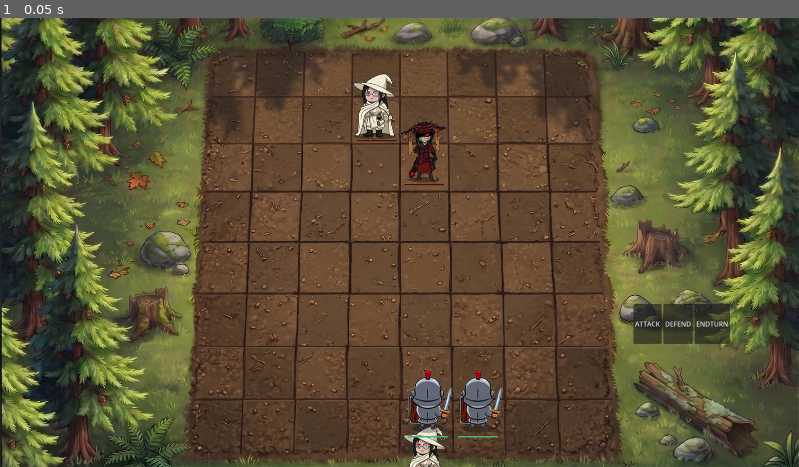
Above: before the commit, frame 1.
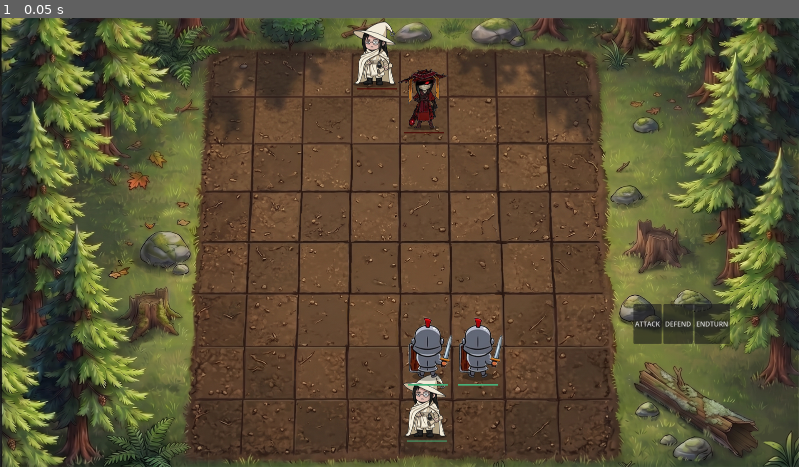
Above: after the commit, the same moment.

Repository: Liebe-dev/game-jam-kreardor-team
Game: Godot game, scene res://board.tscn
The game is run twice, just before and just after one commit, with the same random seed, the same clock (stepped at 60 frames per second) and the same inputs.
Inputs:
- Up to frame 1 (0.05 s): no input

The runs differ from the first frame. In frame 1, 4.0% of the frame differs, in the area x 44-63%, y 0-100%.

Commit message:
Update board.tscn

Diff:
--- a/board.tscn
+++ b/board.tscn
@@ -61,7 +61,6 @@
 text = "ENDTURN"
 
 [node name="GridPoints" type="Node2D" parent="." unique_id=715706376]
-position = Vector2(0, 125)
 
 [node name="0 0" type="Marker2D" parent="GridPoints" unique_id=1051627033]
 position = Vector2(562, 136)
